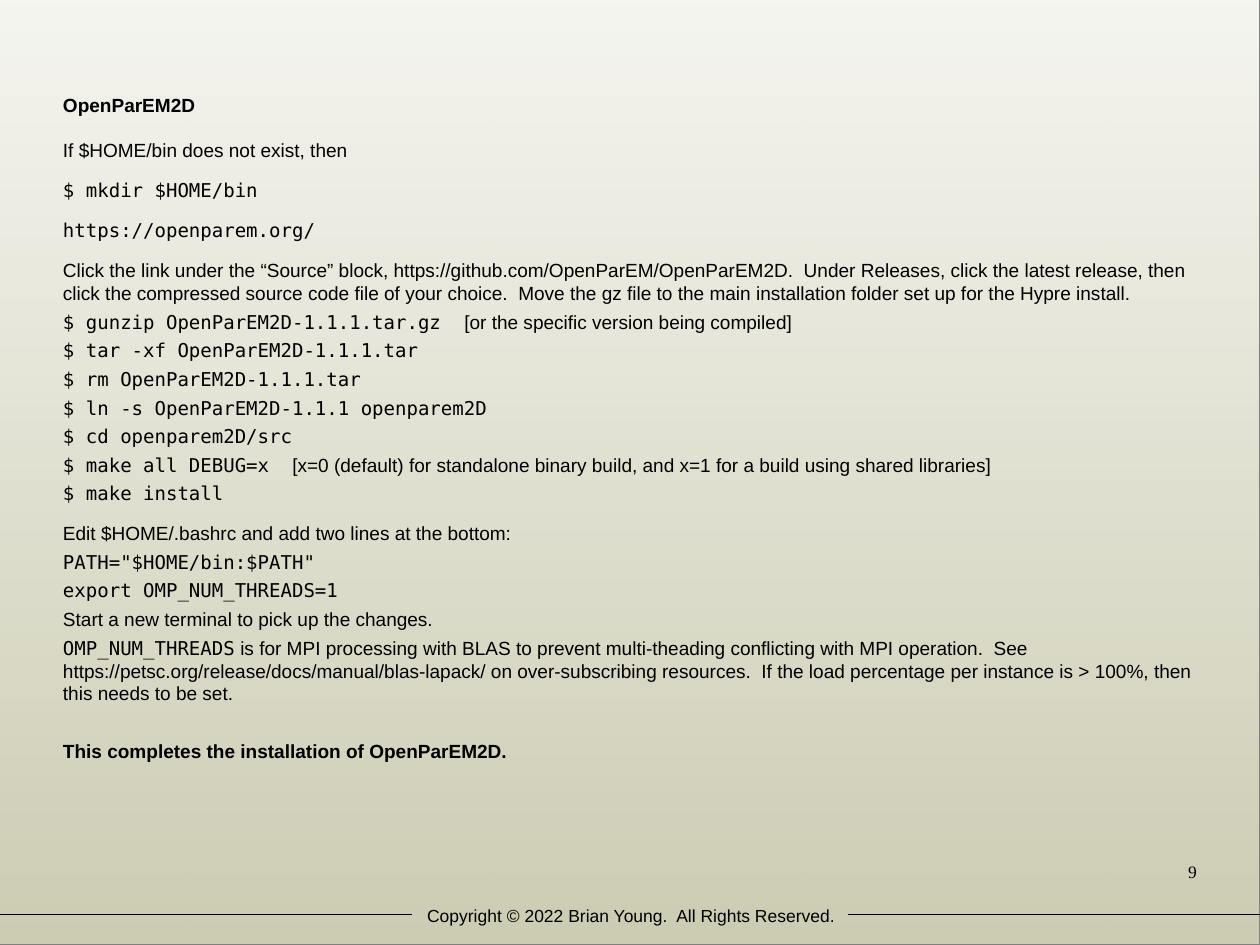
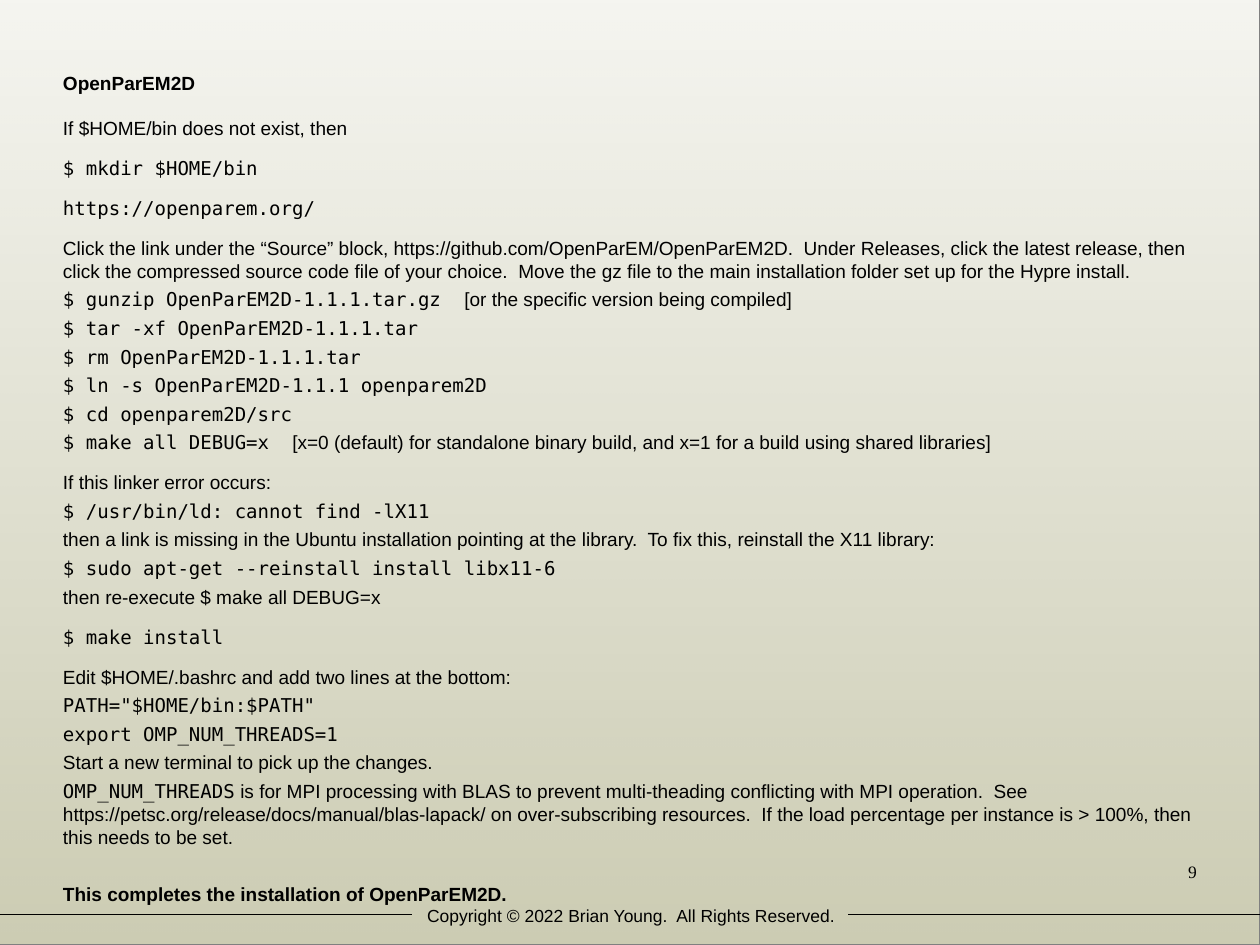
Before and after one commit to OpenParEM/OpenParEM2D, a slide deck: slide 9 of doc/openparem2D_installation.odp. Drawn at 1260x945 pixels with LibreOffice and Linux fonts; fonts in the diff are those of the drawing. Boxes give left, top, right and bottom in pixels: in the first picture for what was removed or moved away, otherwise in the second. Text is boxed around its words. In the diff, an @@ line names an element or a change of style, - is before the commit and + after.

Commit message:
Fixed a typo in the make file and updated install instructions.

```diff
--- a/doc/openparem2D_installation.odp
+++ b/doc/openparem2D_installation.odp
@@ text "OpenParEM2D": place and size @@
-text "OpenParEM2D" at box(63, 98, 1191, 762)
+text "OpenParEM2D" at box(63, 76, 1191, 901)
@@ text at box(86, 434, 991, 453): more space between paragraphs @@
@@ text at box(63, 475, 935, 604): paragraphs added @@
+If this linker error occurs:
+$ /usr/bin/ld: cannot find -lX11
+then a link is missing in the Ubuntu installation pointing at the library. To fix this, reinstall the X11 library:
+$ sudo apt-get --reinstall install libx11-6
+then re-execute $ make all DEBUG=x
```
Also in this commit, not shown: 2 other slides changed, 4 other files.
